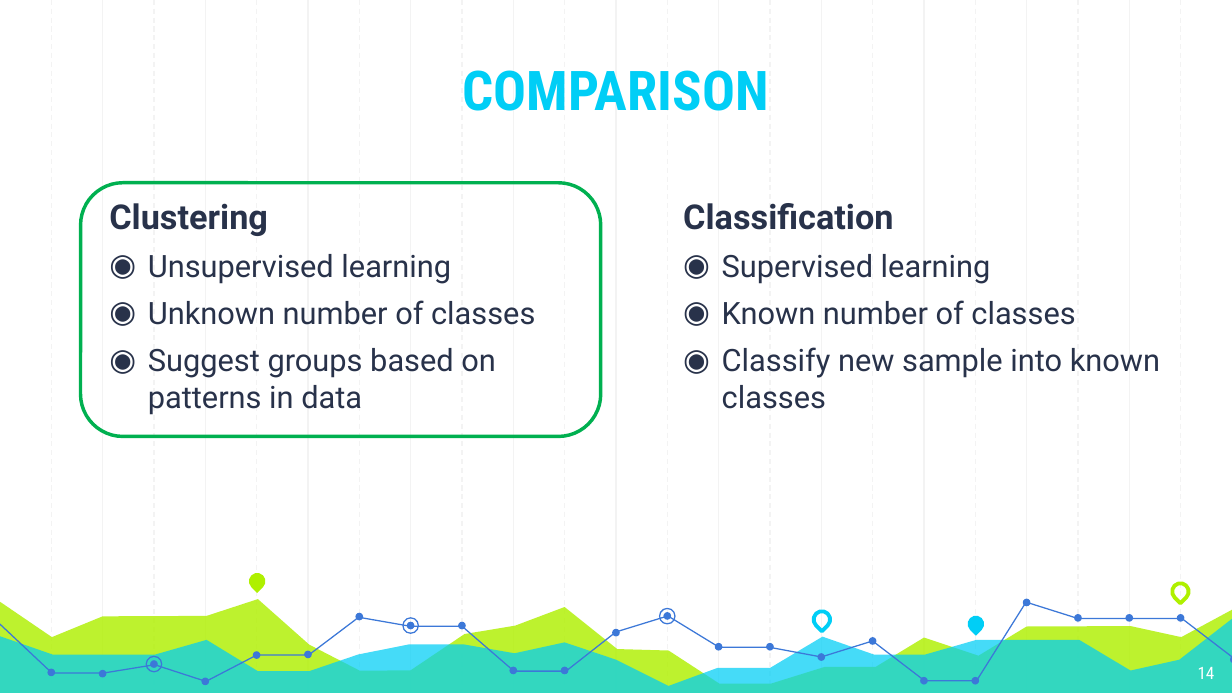
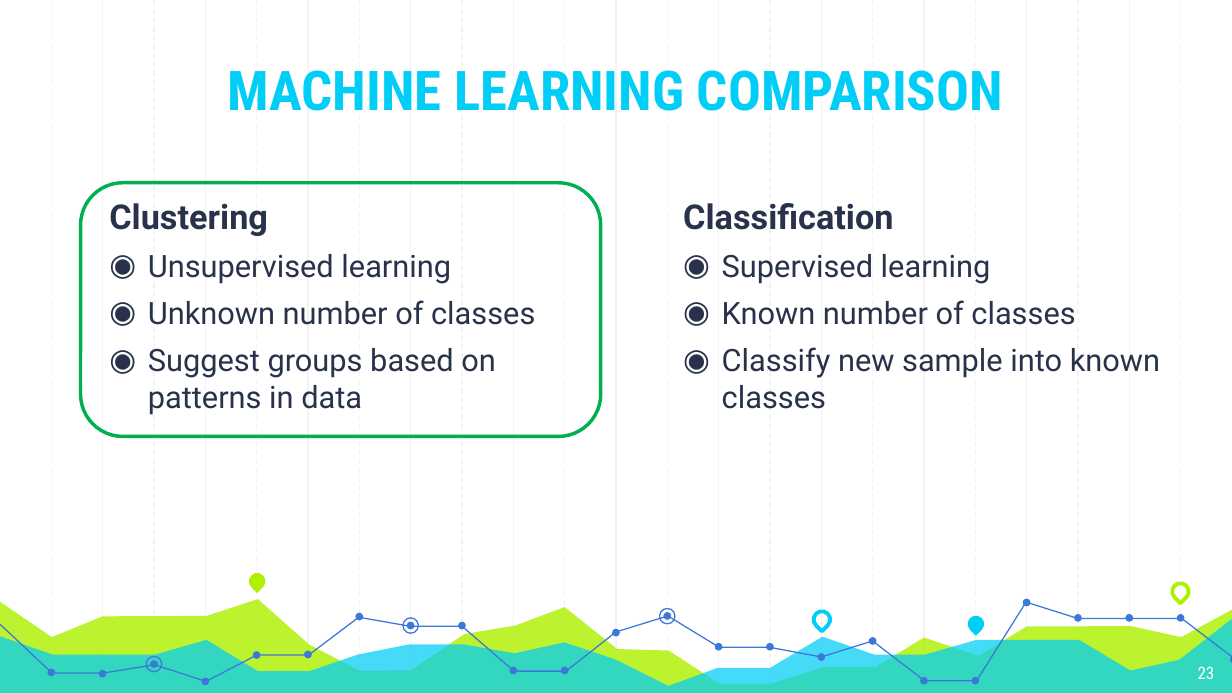
Before and after one commit to Andyayk/app, a slide deck: slide 23 of Graph Based Search Version 2.pptx (slide 14 before the commit). Drawn at 1232x693 pixels with LibreOffice and Linux fonts; fonts in the diff are those of the drawing. Boxes give left, top, right and bottom in pixels: in the first picture for what was removed or moved away, otherwise in the second. Text is boxed around its words. In the diff, an @@ line names an element or a change of style, - is before the commit and + after.

```diff
--- a/Graph Based Search Version 2.pptx
+++ b/Graph Based Search Version 2.pptx
@@ text at box(228, 70, 1003, 111): text changed @@
-COMPARISON
+MACHINE LEARNING COMPARISON
@@ page number at box(1198, 666, 1215, 679): text changed @@
-14
+23
```
Also in this commit, not shown: 9 other slides changed.
